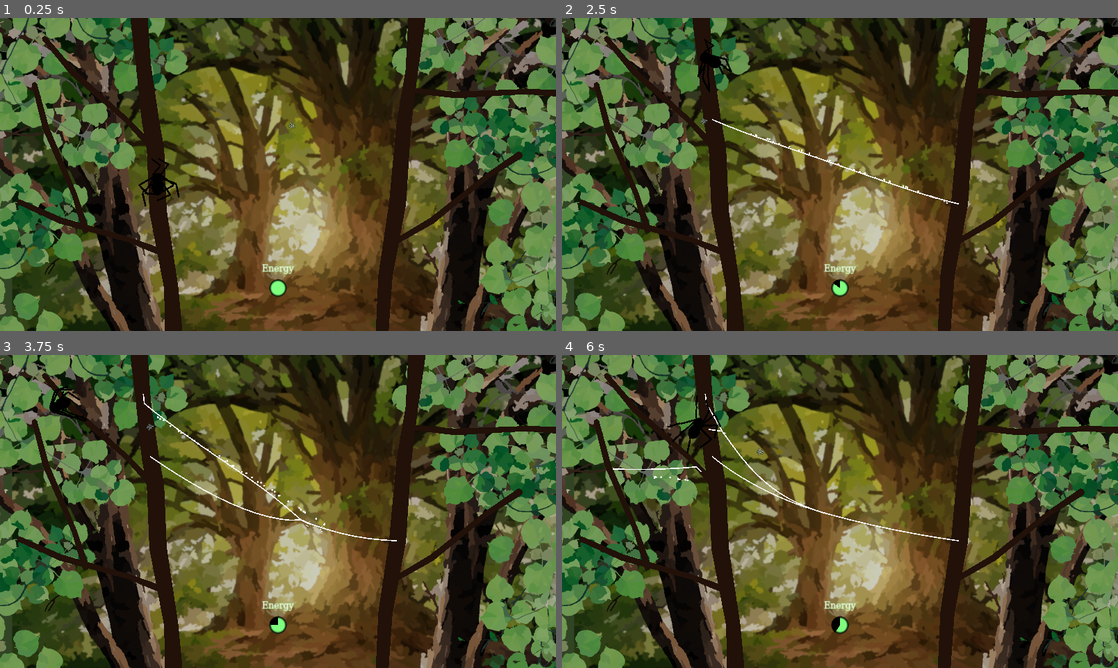
Above: before the commit, frames 1-4 (two rows, left to right).
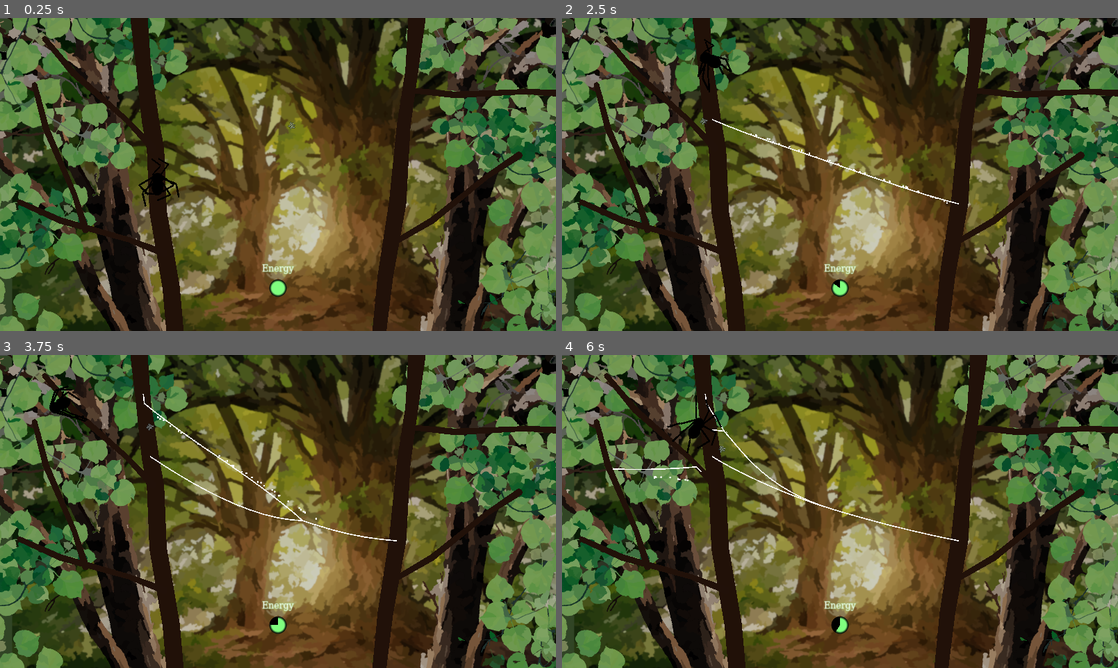
Above: after the commit, the same moments.

Repository: InRe-Dan/ld56
Game: Godot game, scene res://world/world.tscn
Same seed, same stepped clock (60 frames per second), same inputs: the game is played once before the commit and once after it. The engine's default icon, where the game draws it, is replaced by a stand-in: a white triangle on a blue panel in a dark square.
Inputs (mouse positions are in pixels of both pictures, inside the frame that each line leads up to):
- Up to frame 1 (0.25 s): no input
- Up to frame 2 (2.5 s): tap Enter at 0.5 s; move the mouse to (812, 237) at 0.52 s; hold Right mouse button (destroy_web) 0.53-1.28 s; hold W (move_up) 0.53-2.03 s; tap Space (jump) at 0.77, 1.52 s; move the mouse to (1006, 221) at 1.27 s; click (1006, 221) at 1.35 s; move the mouse to (673, 127) at 2.02 s; hold A (move_left) from 2.03 s (still down); hold Right mouse button (destroy_web) from 2.03 s (still down)
- Up to frame 3 (3.75 s): move the mouse to (305, 511) at 2.77 s; release Right mouse button (destroy_web) at 2.78 s; click (305, 511) at 2.85 s; tap Space (jump) at 3.02 s; move the mouse to (194, 433) at 3.52 s; release A (move_left) at 3.53 s; hold S (move_down) from 3.53 s (still down); hold Right mouse button (destroy_web) from 3.53 s (still down)
- Up to frame 4 (6 s): tap Space (jump) at 3.77, 4.52 s; move the mouse to (962, 495) at 4.27 s; release S (move_down) at 4.28 s; release Right mouse button (destroy_web) at 4.28 s; hold D (move_right) 4.28-5.03 s; click (962, 495) at 4.35 s; move the mouse to (728, 527) at 5.02 s; hold W (move_up) 5.03-5.78 s; hold Right mouse button (destroy_web) 5.03-5.78 s; move the mouse to (895, 442) at 5.77 s; hold D (move_right) from 5.78 s (still down); click (895, 442) at 5.85 s

The runs differ from the first frame. In frame 1, 0.3% of the frame differs, in the area x 23-77%, y 1-100%; in frame 2, 0.3%; in frame 3, 0.6%; in frame 4, 0.9%.

Commit message:
World border and killbox

Diff:
--- a/project.godot
+++ b/project.godot
@@ -97,6 +97,7 @@
 2d_physics/layer_3="Joint"
 2d_physics/layer_4="Bug"
 2d_physics/layer_5="Tree"
+2d_physics/layer_6="WorldBorder"
 2d_physics/layer_9="Web (Bug avoidance)"
 
 [physics]
--- a/spider/spider.tscn
+++ b/spider/spider.tscn
@@ -125,7 +125,7 @@
 modifications/7 = SubResource("SkeletonModification2DTwoBoneIK_5ioob")
 
 [node name="Spider" type="RigidBody2D" groups=["spider"]]
-collision_mask = 0
+collision_mask = 32
 linear_damp = 4.0
 angular_damp = 1.0
 script = ExtResource("1_gma0t")
--- a/world/world.gd
+++ b/world/world.gd
@@ -8,3 +8,8 @@
 
 func game_over() -> void:
 	pass
+
+
+func _on_killbox_body_entered(body: Node2D) -> void:
+	# classic
+	(body as Spider).energy -= 99999999
--- a/world/world.tscn
+++ b/world/world.tscn
@@ -9,6 +9,18 @@
 [ext_resource type="PackedScene" uid="uid://2kdgbkrdrcu7" path="res://insects/spawner/mob_spawner.tscn" id="7_8wlli"]
 [ext_resource type="PackedScene" uid="uid://523036m0xuf1" path="res://menus/game_ui.tscn" id="10_y58tq"]
 
+[sub_resource type="WorldBoundaryShape2D" id="WorldBoundaryShape2D_jub1u"]
+normal = Vector2(0, 1)
+
+[sub_resource type="WorldBoundaryShape2D" id="WorldBoundaryShape2D_wp2x1"]
+normal = Vector2(1, 0)
+
+[sub_resource type="WorldBoundaryShape2D" id="WorldBoundaryShape2D_dbhsl"]
+normal = Vector2(-1, 0)
+
+[sub_resource type="RectangleShape2D" id="RectangleShape2D_wfqg1"]
+size = Vector2(1920, 200)
+
 [sub_resource type="Curve" id="Curve_2coha"]
 _data = [Vector2(0, 0), 0.0, 0.0, 0, 0, Vector2(0.228881, 0.48638), 0.0, 0.0, 0, 0, Vector2(0.491438, 0.48638), 0.0, 0.0, 0, 0, Vector2(0.828196, 0.478405), 0.0, 0.0, 0, 0, Vector2(1, 1), 0.0, 0.0, 0, 0]
 point_count = 5
@@ -27,6 +39,31 @@
 
 [node name="World" type="Node2D"]
 script = ExtResource("1_m6c00")
+
+[node name="Bounds" type="Node2D" parent="."]
+
+[node name="Borders" type="StaticBody2D" parent="Bounds"]
+collision_layer = 32
+collision_mask = 0
+
+[node name="CollisionShape2D" type="CollisionShape2D" parent="Bounds/Borders"]
+position = Vector2(979, 0)
+shape = SubResource("WorldBoundaryShape2D_jub1u")
+
+[node name="CollisionShape2D2" type="CollisionShape2D" parent="Bounds/Borders"]
+position = Vector2(1, 465)
+shape = SubResource("WorldBoundaryShape2D_wp2x1")
+
+[node name="CollisionShape2D3" type="CollisionShape2D" parent="Bounds/Borders"]
+position = Vector2(1920, 568)
+shape = SubResource("WorldBoundaryShape2D_dbhsl")
+
+[node name="Killbox" type="Area2D" parent="Bounds"]
+collision_layer = 0
+
+[node name="CollisionShape2D" type="CollisionShape2D" parent="Bounds/Killbox"]
+position = Vector2(965, 1289)
+shape = SubResource("RectangleShape2D_wfqg1")
 
 [node name="MobSpawner" parent="." node_paths=PackedStringArray("top_left_marker", "bottom_right_marker") instance=ExtResource("7_8wlli")]
 z_index = 1
@@ -55,7 +92,7 @@
 collision_mask = 14
 
 [node name="VisualMask" type="Line2D" parent="Trees/LeftTree"]
-points = PackedVector2Array(480, 0, 495, 161, 519.11, 351.989, 537, 454, 546, 667, 591, 930, 600, 1080)
+points = PackedVector2Array(480, 0, 495, 161, 519.11, 351.989, 537, 454, 546, 667, 591, 930, 618, 1234)
 width = 60.0
 width_curve = SubResource("Curve_l8ggl")
 default_color = Color(0.13, 0.06747, 0.0338, 1)
@@ -64,7 +101,7 @@
 
 [node name="CollisionMask" type="CollisionPolygon2D" parent="Trees/LeftTree"]
 build_mode = 1
-polygon = PackedVector2Array(480, 0, 600, 1080)
+polygon = PackedVector2Array(480, 0, 619, 1251)
 
 [node name="RightTree" type="StaticBody2D" parent="Trees"]
 collision_layer = 18
@@ -72,7 +109,7 @@
 
 [node name="VisualMask" type="Line2D" parent="Trees/RightTree"]
 position = Vector2(0, -1)
-points = PackedVector2Array(1440, 0, 1422, 183, 1394, 372, 1373, 640, 1331, 891, 1320, 1080)
+points = PackedVector2Array(1440, 0, 1422, 183, 1394, 372, 1373, 640, 1331, 891, 1293, 1236)
 width = 60.0
 width_curve = SubResource("Curve_qf50r")
 default_color = Color(0.129412, 0.0666667, 0.0352941, 1)
@@ -81,7 +118,7 @@
 
 [node name="CollisionMask" type="CollisionPolygon2D" parent="Trees/RightTree"]
 build_mode = 1
-polygon = PackedVector2Array(1440, 0, 1320, 1080)
+polygon = PackedVector2Array(1440, 0, 1300, 1250)
 
 [node name="RightBranch" type="StaticBody2D" parent="Trees"]
 collision_layer = 18
@@ -185,3 +222,5 @@
 layer = 5
 
 [node name="GameUI" parent="UI" instance=ExtResource("10_y58tq")]
+
+[connection signal="body_entered" from="Bounds/Killbox" to="." method="_on_killbox_body_entered"]
Not shown: 1 places in world/world.tscn that only renumber resources
